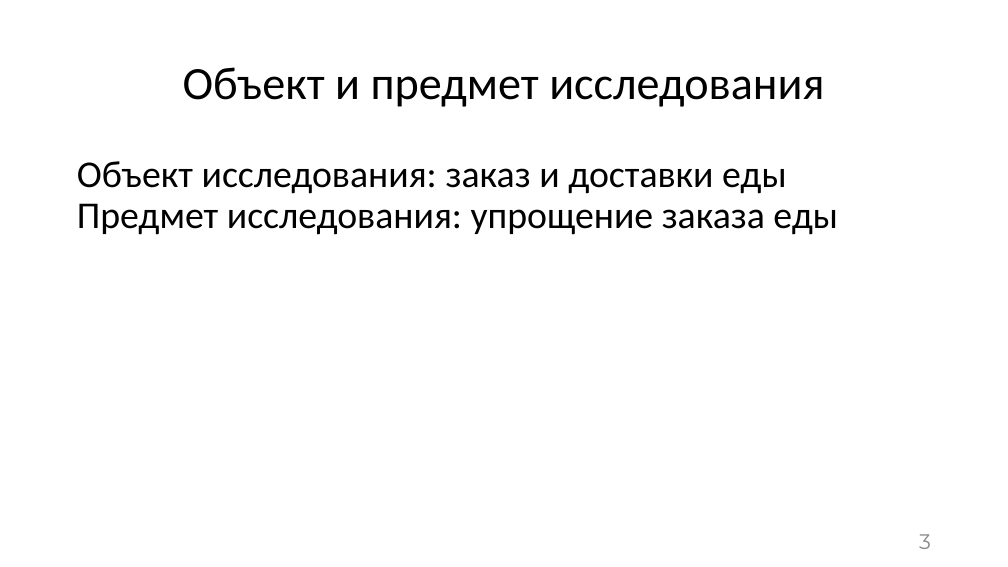
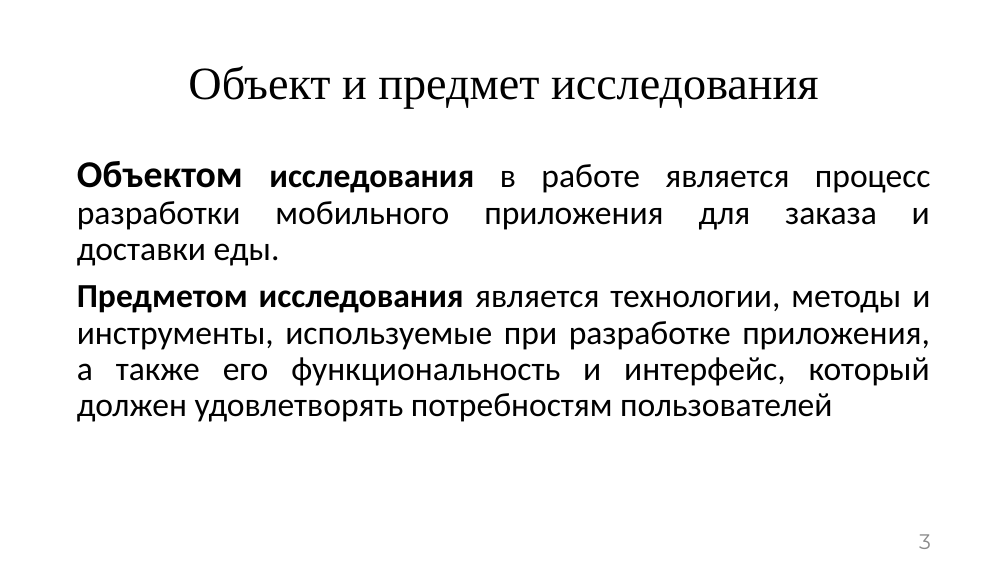
Before and after one commit to asusoft/Diplomnaya, a slide deck: slide 3 of ВКР/Презентация/Презентация к БКР Шеху А.У. ПрИн-467.pptx. Drawn at 1008x567 pixels with LibreOffice and Linux fonts; fonts in the diff are those of the drawing. Boxes give left, top, right and bottom in pixels: in the first picture for what was removed or moved away, otherwise in the second. Text is boxed around its words. In the diff, an @@ line names an element or a change of style, - is before the commit and + after.

Commit message:
Presentation

```diff
--- a/ВКР/Презентация/Презентация к БКР Шеху А.У. ПрИн-467.pptx
+++ b/ВКР/Презентация/Презентация к БКР Шеху А.У. ПрИн-467.pptx
@@ title "Объект и предмет исследования" at (188,66,819,109): font Calibri to Times New Roman @@
@@ text at (77,161,931,422): text changed; size 36 to 32 pt @@
-Объект исследования: заказ и доставки еды Предмет исследования: упрощение заказа еды
+Объектом исследования в работе является процесс разработки мобильного приложения для заказа и доставки еды.
+Предметом исследования является технологии, методы и инструменты, используемые при разработке приложения, а также его функциональность и интерфейс, который должен удовлетворять потребностям пользователей
```
Also in this commit, not shown: 10 other slides changed, 6 slides added, 9 slides removed, 29 other files.
